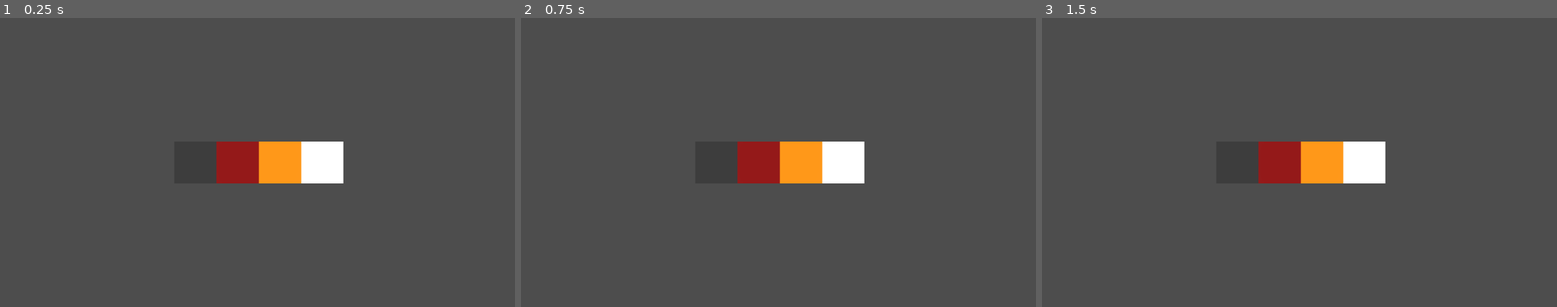
Above: before the commit, frames 1-3 (left to right).
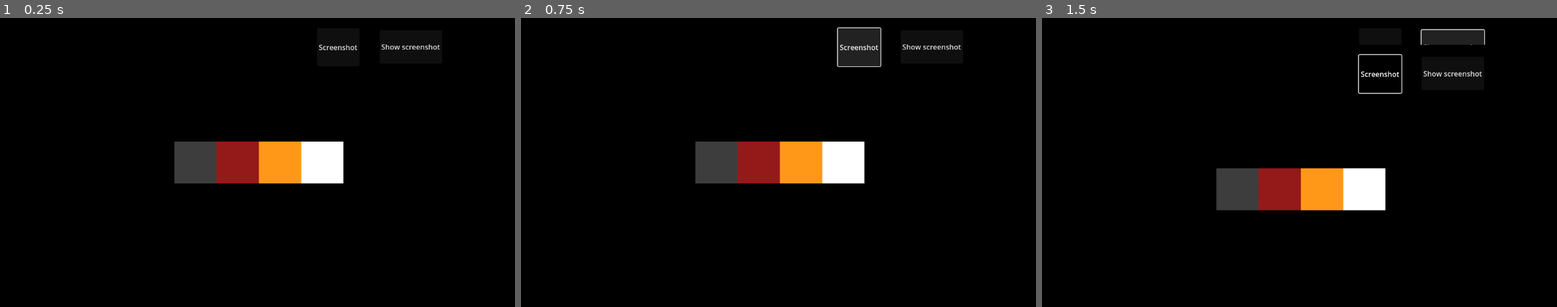
Above: after the commit, the same moments.

Repository: namelessvoid/godot-webxr-mrp
Game: Godot game, scene res://main.tscn
The game is run twice, just before and just after one commit, with the same random seed, the same clock (stepped at 60 frames per second) and the same inputs.
Inputs (mouse positions are in pixels of both pictures, inside the frame that each line leads up to):
- Up to frame 1 (0.25 s): no input
- Up to frame 2 (0.75 s): click (860, 46) at 0.5 s, where only the run after the commit has a clickable "Screenshot"
- Up to frame 3 (1.5 s): click (1454, 46) at 1.25 s, where only the run after the commit has a clickable "Show screenshot"

The runs differ from the first frame. In frame 1, 95% of the frame differs, in the area x 0-100%, y 0-100%; in frame 2, 95%; in frame 3, 98%.

Commit message:
Set environment on XR enter and add screenshot tooling

Diff:
--- a/main.gd
+++ b/main.gd
@@ -2,9 +2,17 @@
 
 var webxr_interface: XRInterface
 
+@onready var environment: Environment = $WorldEnvironment.environment
+@onready var enter_vr_button: Button = $CanvasLayer/Button
+@onready var screenshot_button: Button = $CanvasLayer/ScreenshotButton
+@onready var show_screenshot_button: Button = $CanvasLayer/ShowScreenshotButton
+@onready var texture_rect: TextureRect = $CanvasLayer/TextureRect
+
 func _ready() -> void:
-	$CanvasLayer.visible = false
-	$CanvasLayer/Button.pressed.connect(self._on_button_pressed)
+	enter_vr_button.visible = false
+	enter_vr_button.pressed.connect(self._on_button_pressed)
+	screenshot_button.pressed.connect(_on_screenshot_button_pressed)
+	show_screenshot_button.pressed.connect(_on_show_screenshot_button_pressed)
 
 	webxr_interface = XRServer.find_interface("WebXR")
 	if webxr_interface:
@@ -34,7 +42,7 @@
 func _webxr_session_supported(session_mode: String, supported: bool) -> void:
 	if session_mode == 'immersive-ar':
 		if supported:
-			$CanvasLayer.visible = true
+			enter_vr_button.visible = true
 		else:
 			OS.alert("Your browser doesn't support AR")
 
@@ -62,18 +70,32 @@
 		OS.alert("Failed to initialize WebXR")
 		return
 
+func _on_screenshot_button_pressed() -> void:
+	var image = get_viewport().get_texture().get_image()
+	image.save_png("user://file.png")
+
+func _on_show_screenshot_button_pressed() -> void:
+	var image = Image.load_from_file("user://file.png")
+	texture_rect.texture = ImageTexture.create_from_image(image)
+
 func _webxr_session_started() -> void:
-	$CanvasLayer.visible = false
+	print("started session 2")
+	enter_vr_button.visible = false
 	# This tells Godot to start rendering to the headset.
 	get_viewport().use_xr = true
 	get_viewport().transparent_bg = true
+
+	environment.background_mode = Environment.BG_COLOR
+	environment.background_color = Color(0.0, 0.0, 0.0, 0.0)
+
 	# This will be the reference space type you ultimately got, out of the
 	# types that you requested above. This is useful if you want the game to
 	# work a little differently in 'bounded-floor' versus 'local-floor'.
 	print ("Reference space type: " + webxr_interface.reference_space_type)
+	print ("Env blend mode: " + str(webxr_interface.environment_blend_mode))
 
 func _webxr_session_ended() -> void:
-	$CanvasLayer.visible = true
+	enter_vr_button.visible = true
 	# If the user exits immersive mode, then we tell Godot to render to the web
 	# page again.
 	get_viewport().use_xr = false
--- a/main.tscn
+++ b/main.tscn
@@ -14,6 +14,8 @@
 albedo_color = Color(0.568627, 0, 0, 1)
 
 [sub_resource type="StandardMaterial3D" id="StandardMaterial3D_nso1l"]
+
+[sub_resource type="Environment" id="Environment_ig7tw"]
 
 [node name="Main" type="Node3D"]
 script = ExtResource("1_svvy7")
@@ -34,6 +36,32 @@
 offset_bottom = 116.0
 grow_horizontal = 2
 text = "Start AR"
+
+[node name="ScreenshotButton" type="Button" parent="CanvasLayer"]
+anchors_preset = 5
+anchor_left = 0.5
+anchor_right = 0.5
+offset_left = 133.0
+offset_top = 23.0
+offset_right = 228.0
+offset_bottom = 108.0
+grow_horizontal = 2
+text = "Screenshot"
+
+[node name="ShowScreenshotButton" type="Button" parent="CanvasLayer"]
+offset_left = 849.0
+offset_top = 27.0
+offset_right = 989.0
+offset_bottom = 102.0
+text = "Show screenshot"
+
+[node name="TextureRect" type="TextureRect" parent="CanvasLayer"]
+anchors_preset = 15
+anchor_right = 1.0
+anchor_bottom = 1.0
+offset_top = 120.0
+grow_horizontal = 2
+grow_vertical = 2
 
 [node name="MeshInstance3D" type="MeshInstance3D" parent="."]
 transform = Transform3D(1, 0, 0, 0, 1, 0, 0, 0, 1, -1.46891, 0, -4.96386)
@@ -56,3 +84,6 @@
 surface_material_override/0 = SubResource("StandardMaterial3D_nso1l")
 
 [node name="DirectionalLight3D" type="DirectionalLight3D" parent="."]
+
+[node name="WorldEnvironment" type="WorldEnvironment" parent="."]
+environment = SubResource("Environment_ig7tw")
--- a/project.godot
+++ b/project.godot
@@ -12,13 +12,14 @@
 
 config/name="Godot XR"
 run/main_scene="res://main.tscn"
-config/features=PackedStringArray("4.3", "GL Compatibility")
+config/features=PackedStringArray("4.4", "GL Compatibility")
 config/icon="res://icon.svg"
 
 [rendering]
 
 renderer/rendering_method="gl_compatibility"
 renderer/rendering_method.mobile="gl_compatibility"
+environment/defaults/default_clear_color=Color(0, 0, 0, 0)
 
 [xr]
 
Not shown: 1 places in main.tscn that only renumber resources
